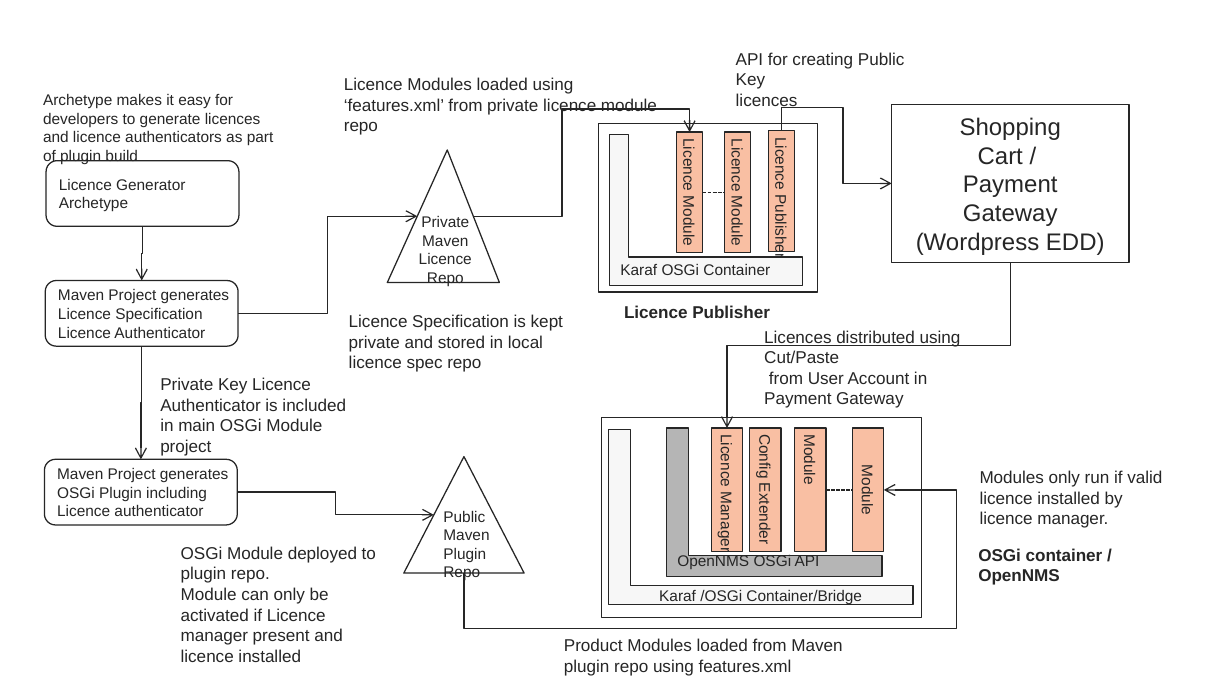
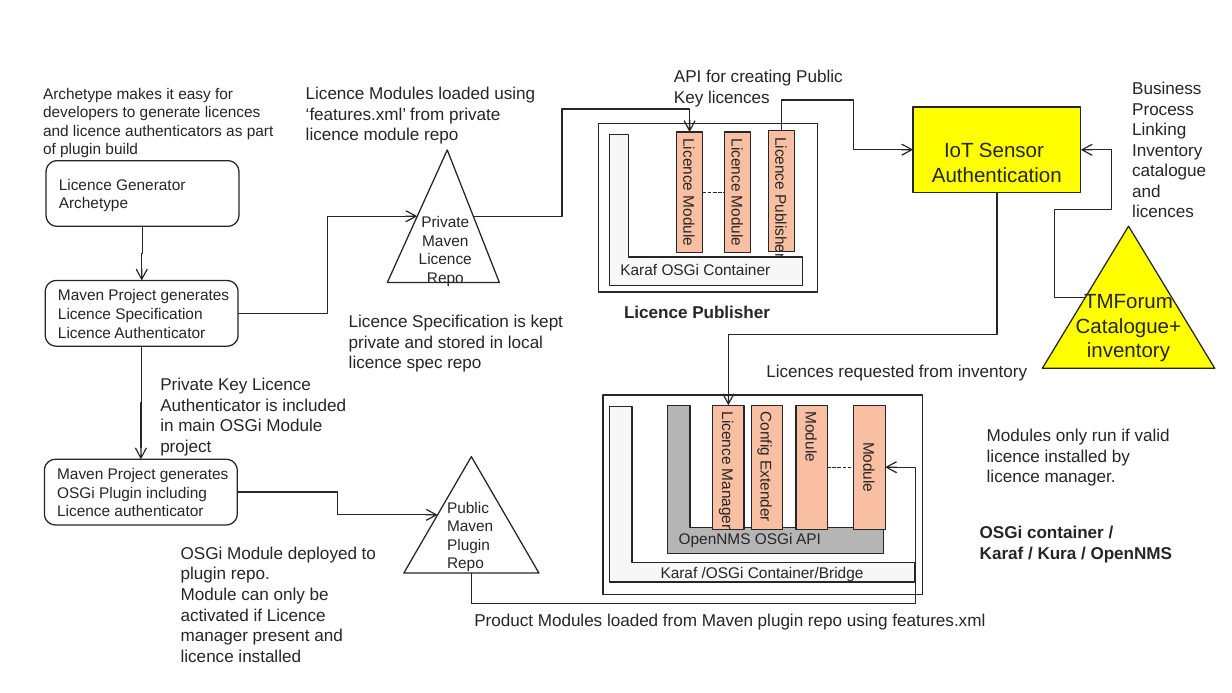
Before and after one commit to gallenc/tmforumhack2017, a slide deck: slide 10 of TMForumVancouver2017Hack/documentation/VancouverAirwatchTMForumHackScenario;119-6-2017draft.pptx. Drawn at 1232x693 pixels with LibreOffice and Linux fonts; fonts in the diff are those of the drawing; background and template pictures are left out. Boxes give left, top, right and bottom in pixels: in the first picture for what was removed or moved away, otherwise in the second. Text is boxed around its words. In the diff, an @@ line names an element or a change of style, - is before the commit and + after.

```diff
--- a/TMForumVancouver2017Hack/documentation/VancouverAirwatchTMForumHackScenario;119-6-2017draft.pptx
+++ b/TMForumVancouver2017Hack/documentation/VancouverAirwatchTMForumHackScenario;119-6-2017draft.pptx
@@ title at bbox=[23, 20, 950, 63]: text changed @@
-Licence Manager / App Store
+Plugin Authentication / Product Catalogue / Inventory
@@ text "Archetype makes it easy for ...": place and size @@
-text "Archetype makes it easy for ..." at bbox=[43, 94, 274, 164]
+text "Archetype makes it easy for ..." at bbox=[43, 88, 274, 158]
@@ text "Licence Modules loaded using ‘features.xml’ ..." rewrapped from bbox=[344, 77, 657, 135] to bbox=[306, 86, 535, 144] @@
@@ text at bbox=[674, 69, 842, 107]: text changed @@
-API for creating Public Key
-licences
+API for creating Public Key licences
@@ text added at bbox=[1132, 81, 1206, 217], 10 pt, text #262626 @@
+Business Process
+Linking Inventory catalogue and licences
@@ elbow arrow moved from (781, 131) - (892, 184) to (781, 131) - (913, 150) @@
@@ rectangle removed at bbox=[892, 105, 1130, 262] @@
-Shopping
-Cart /
-Payment
-Gateway
-(Wordpress EDD)
@@ rectangle added at bbox=[913, 107, 1080, 192], fill #FFFF00, outline #262626 0.75 pt, 12 pt, text #262626 @@
+IoT Sensor
+Authentication
@@ elbow arrow added from (1085, 297) to (1080, 150), #262626 0.75 pt @@
@@ elbow arrow moved from (1010, 262) - (727, 428) to (997, 192) - (728, 405) @@
@@ triangle added at bbox=[1042, 227, 1215, 368], fill #FFFF00, outline #262626 0.75 pt, 12 pt, text #262626 @@
+TMForum
+Catalogue+
+inventory
@@ text at bbox=[766, 364, 1027, 381]: text changed @@
-Licences distributed using
-Cut/Paste
-from User Account in
-Payment Gateway
+Licences requested from inventory
@@ 5 rectangles, 1 corner: place and size @@
-5 rectangles, 1 corner at bbox=[601, 418, 922, 617]
+5 rectangles, 1 corner at bbox=[602, 395, 923, 595]
@@ corner "Karaf /OSGi Container/Bridge": place and size @@
-corner "Karaf /OSGi Container/Bridge" at bbox=[609, 429, 913, 605]
+corner "Karaf /OSGi Container/Bridge" at bbox=[610, 407, 914, 583]
@@ corner "OpenNMS OSGi API" at bbox=[668, 405, 883, 553]: proportions changed @@
@@ text "Modules only run if valid ...": place and size @@
-text "Modules only run if valid ..." at bbox=[980, 470, 1162, 528]
+text "Modules only run if valid ..." at bbox=[987, 428, 1170, 486]
@@ triangle "Public": place and size @@
-triangle "Public" at bbox=[404, 457, 525, 574]
+triangle "Public" at bbox=[404, 457, 540, 574]
@@ elbow arrow moved from (464, 573) - (883, 490) to (472, 573) - (886, 467) @@
@@ line moved from (825, 490) - (853, 490) to (828, 467) - (854, 467) @@
@@ elbow arrow moved from (238, 492) - (434, 515) to (238, 492) - (437, 515) @@
@@ text "OSGi container /": place and size @@
-text "OSGi container /" at bbox=[978, 548, 1103, 585]
+text "OSGi container /" at bbox=[980, 525, 1172, 563]
@@ text at bbox=[980, 546, 1172, 563]: text changed @@
-OpenNMS
+Karaf / Kura / OpenNMS
@@ text "Product Modules loaded from Maven ..." rewrapped from bbox=[564, 638, 842, 676] to bbox=[474, 613, 985, 630] @@
```
Also in this commit, not shown: 3 other slides changed, 8 slides removed, 6 other files.
